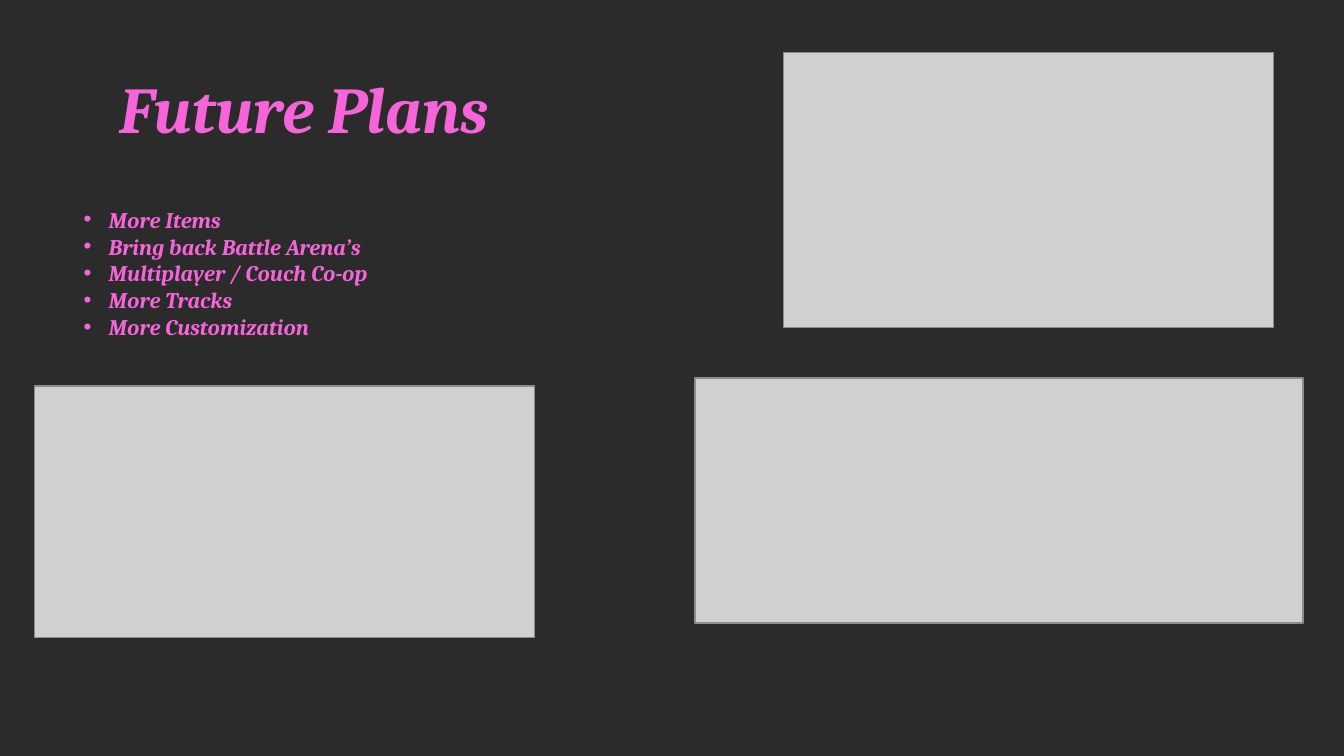
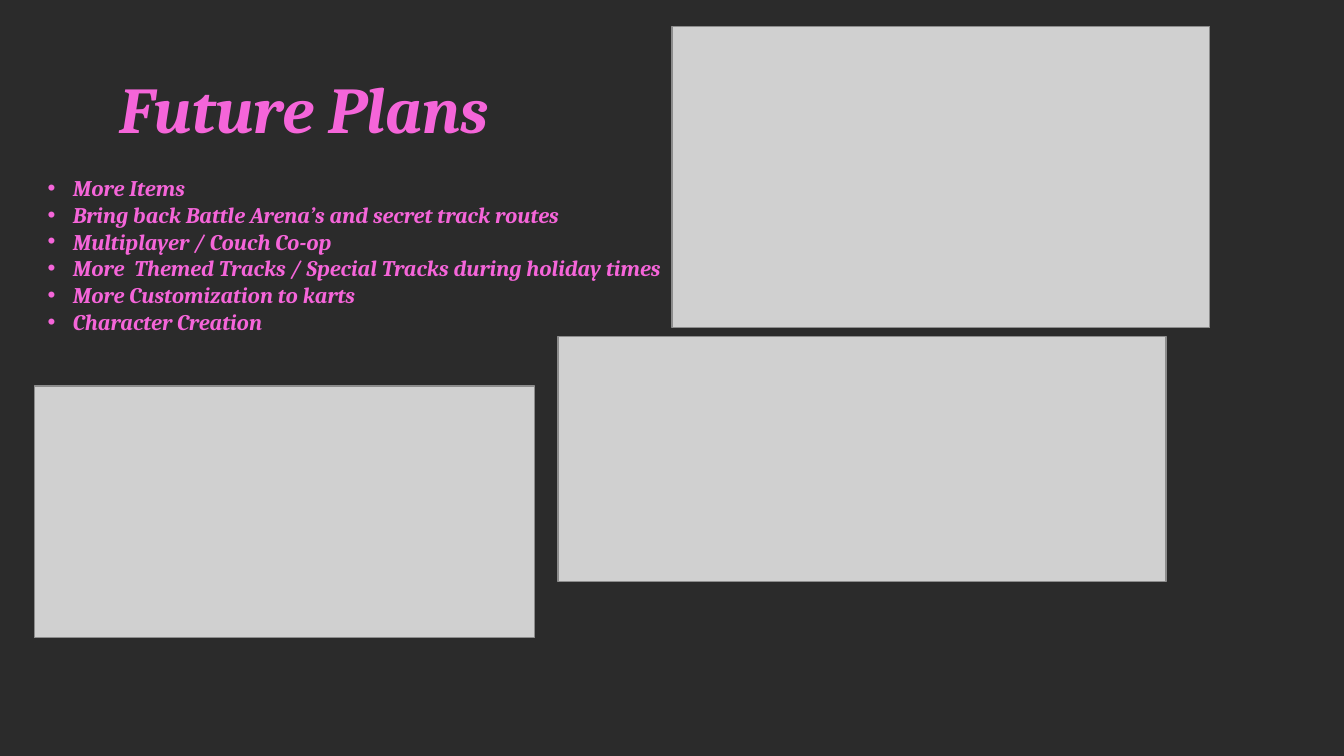
Before and after one commit to phoenixgoldz/Capstone, a slide deck: slide 6 of Capstone Presentation.pptx. Drawn at 1344x756 pixels with LibreOffice and Linux fonts; fonts in the diff are those of the drawing; grey boxes stand for pictures; background and template pictures are left out; a plain dark background stands for a picture behind light text. Boxes give left, top, right and bottom in pixels: in the first picture for what was removed or moved away, otherwise in the second. Text is boxed around its words. In the diff, an @@ line names an element or a change of style, - is before the commit and + after.

```diff
--- a/Capstone Presentation.pptx
+++ b/Capstone Presentation.pptx
@@ picture: place and size @@
-picture at (784,52,1274,328)
+picture at (672,27,1210,328)
@@ text "More Items": place and size @@
-text "More Items" at (109,213,367,336)
+text "More Items" at (73,181,660,331)
@@ text at (73,207,559,228): text changed @@
-• Bring back Battle Arena’s
+• Bring back Battle Arena’s and secret track routes
@@ text at (73,260,660,331): text changed @@
-• More Tracks
-• More Customization
+• More Themed Tracks / Special Tracks during holiday times
+• More Customization to karts
+• Character Creation
@@ picture: place and size @@
-picture at (695,378,1302,622)
+picture at (558,337,1165,582)
```
Also in this commit, not shown: 1 other slide changed, 1 slide added, 10 other files.
